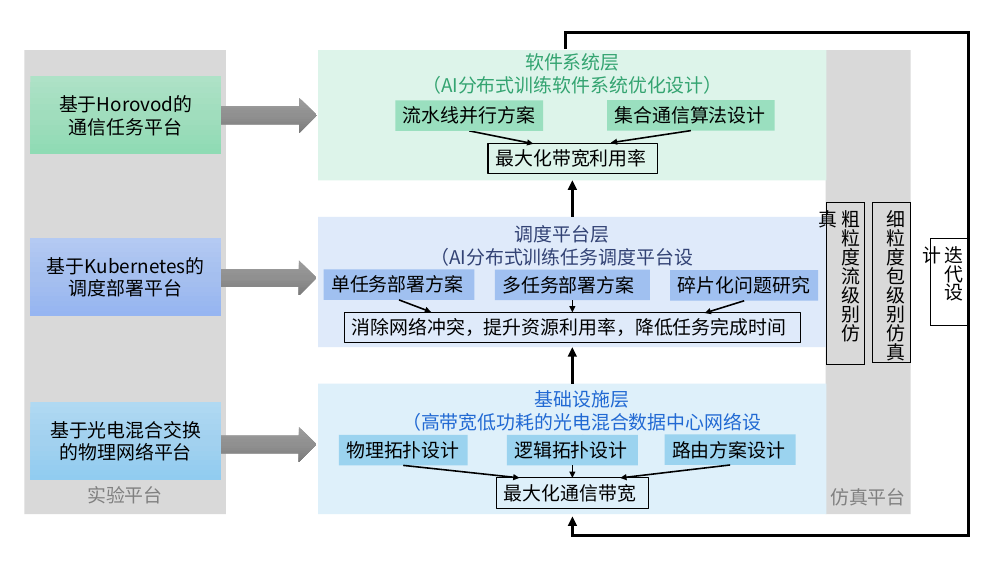
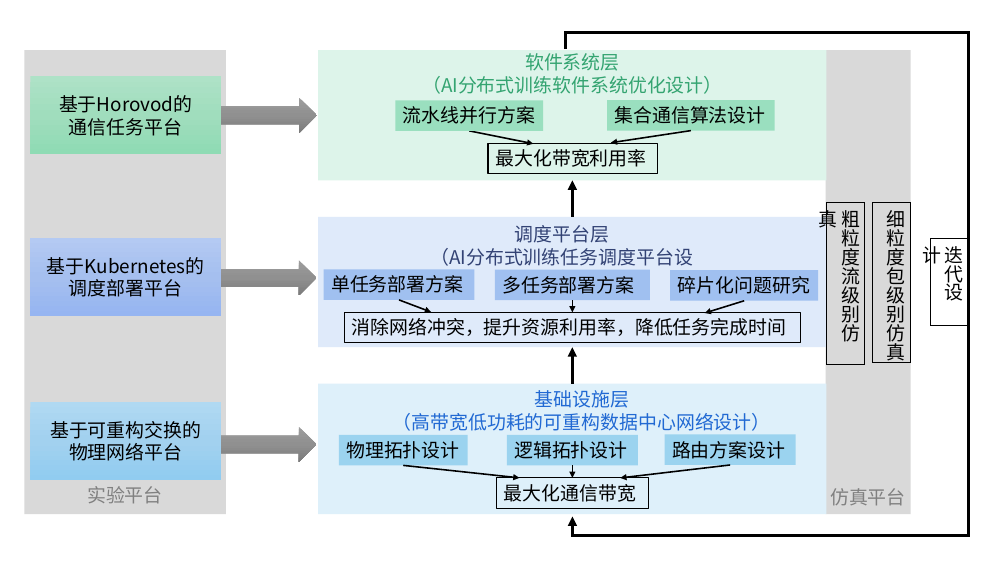
Before and after one commit to caopeirui/app.diagrams.net, a slide deck: slide 4 of 大论文/研究内容和研究方案图.pptx. Drawn at 1008x567 pixels with LibreOffice and Linux fonts; fonts in the diff are those of the drawing. Boxes give left, top, right and bottom in pixels: in the first picture for what was removed or moved away, otherwise in the second. Text is boxed around its words. In the diff, an @@ line names an element or a change of style, - is before the commit and + after.

```diff
--- a/大论文/研究内容和研究方案图.pptx
+++ b/大论文/研究内容和研究方案图.pptx
@@ text at [393, 413, 771, 431]: text changed @@
-（高带宽低功耗的光电混合数据中心网络设计）
+（高带宽低功耗的可重构数据中心网络设计）
@@ text in rectangle at [50, 421, 201, 461]: text changed @@
-基于光电混合交换的物理网络平台
+基于可重构交换的物理网络平台
```
Also in this commit, not shown: 2 other slides changed, 3 other files.
